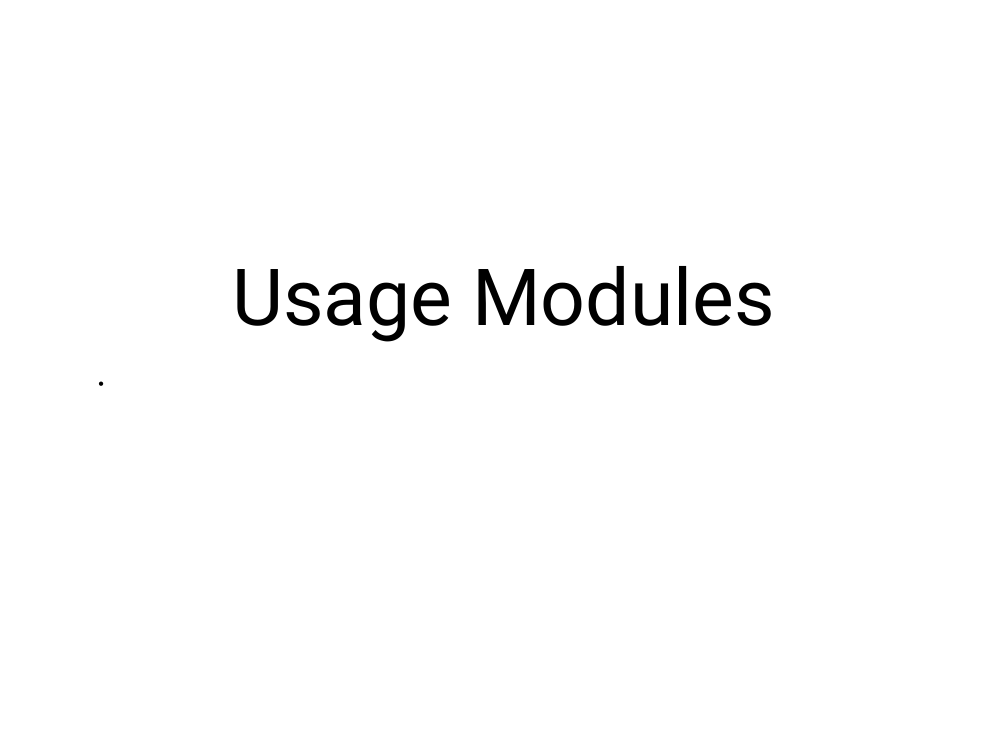
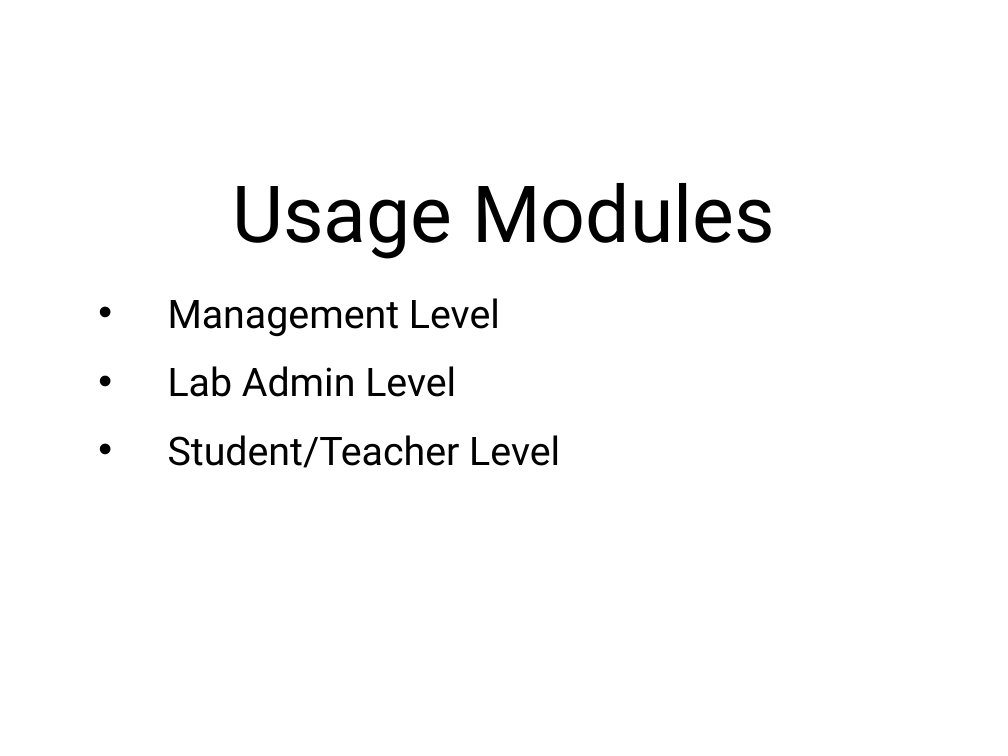
Before and after one commit to SanketSKasar/VJTI-DBA-Project, a slide deck: slide 3 of ProjectDetails/Presentation.pptx. Drawn at 1008x756 pixels with LibreOffice and Linux fonts; fonts in the diff are those of the drawing. Boxes give left, top, right and bottom in pixels: in the first picture for what was removed or moved away, otherwise in the second. Text is boxed around its words. In the diff, an @@ line names an element or a change of style, - is before the commit and + after.

```diff
--- a/ProjectDetails/Presentation.pptx
+++ b/ProjectDetails/Presentation.pptx
@@ title "Usage Modules": place and size @@
-title "Usage Modules" at box(232, 266, 775, 342)
+title "Usage Modules" at box(232, 183, 775, 259)
@@ text "Management Level": place and size @@
-text "Management Level" at box(99, 371, 909, 685)
+text "Management Level" at box(168, 298, 560, 468)
@@ text "Management Level" at box(168, 298, 560, 468): size 21.6 to 40 pt; indent changed @@
```
Also in this commit, not shown: 12 other slides changed, 1 slide added, 1 other file.
